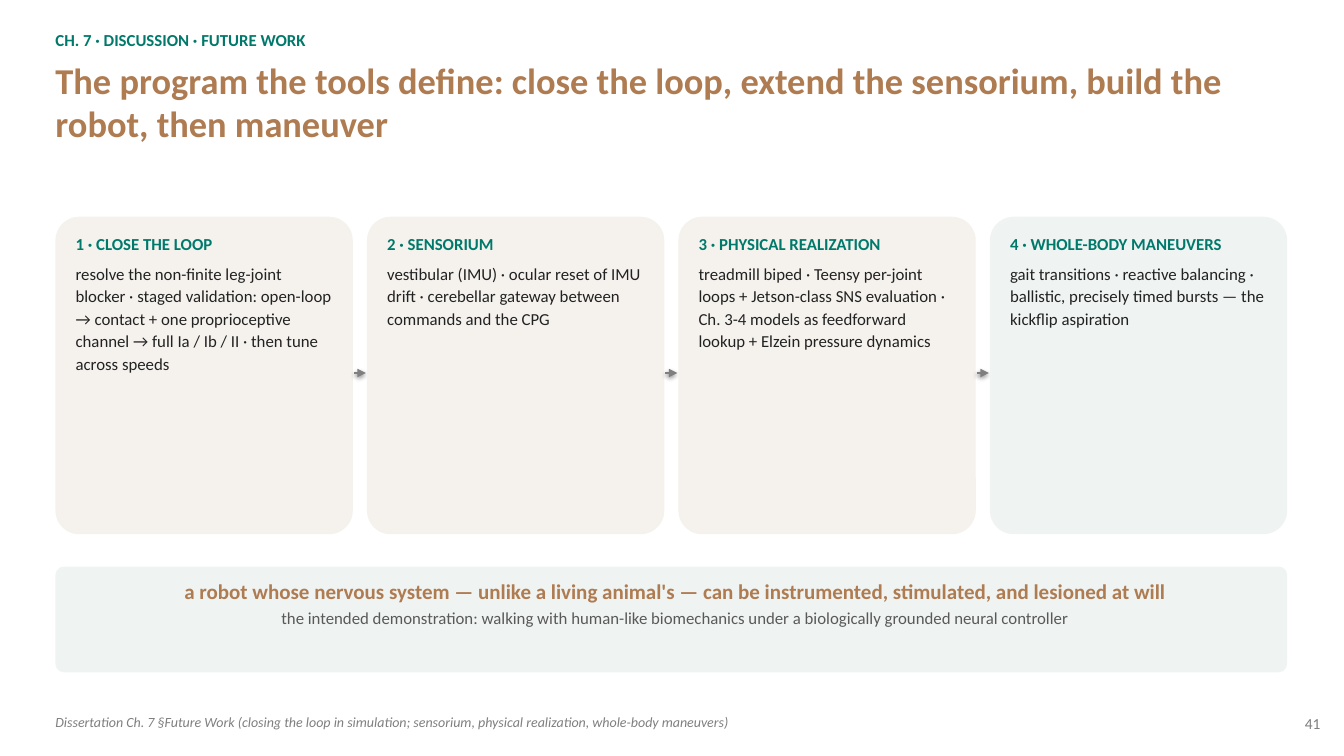
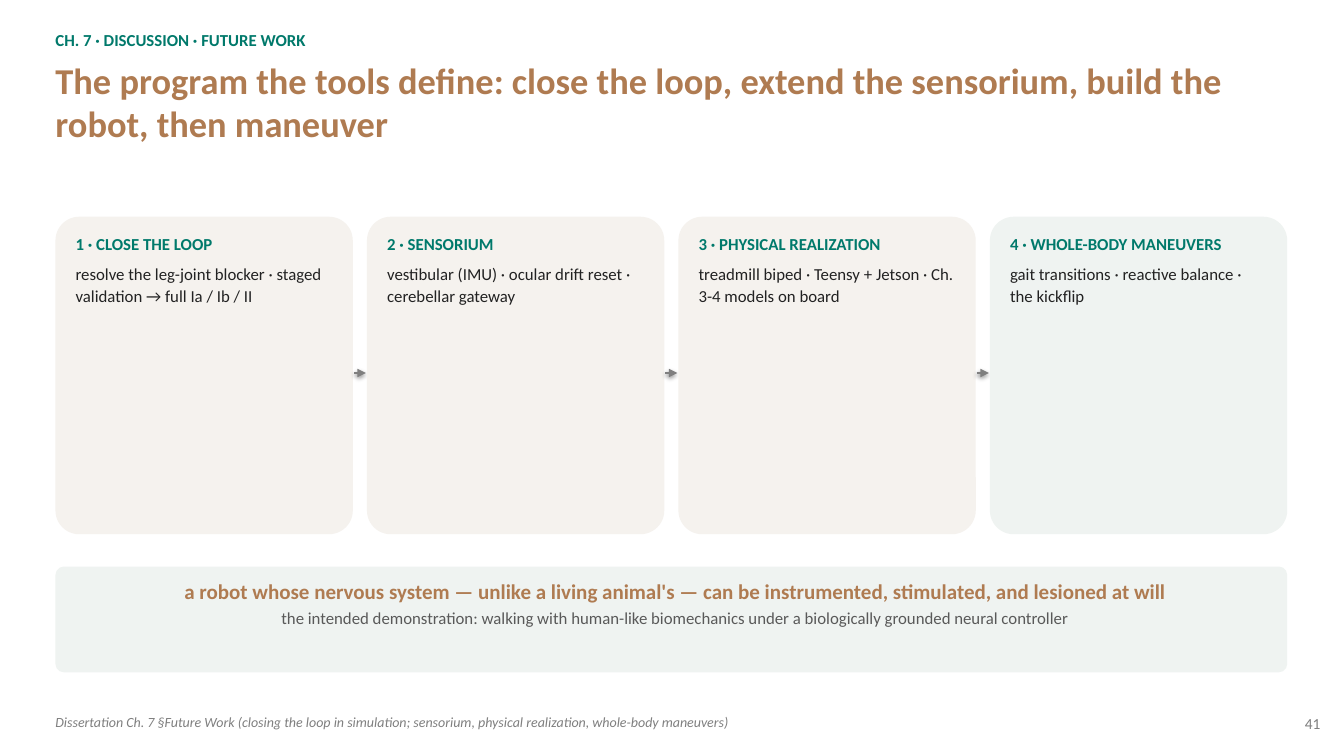
Before and after one commit to Agile-and-Adaptive-Robotics/Bipedal_Robot, a slide deck: slide 41 of Documentation/Reports and Papers/Dissertation/Defense/Bolen_Dissertation_Defense.pptx. Drawn at 1344x756 pixels with LibreOffice and Linux fonts; fonts in the diff are those of the drawing. Boxes give left, top, right and bottom in pixels: in the first picture for what was removed or moved away, otherwise in the second. Text is boxed around its words. In the diff, an @@ line names an element or a change of style, - is before the commit and + after.

```diff
--- a/Documentation/Reports and Papers/Dissertation/Defense/Bolen_Dissertation_Defense.pptx
+++ b/Documentation/Reports and Papers/Dissertation/Defense/Bolen_Dissertation_Defense.pptx
@@ text at <box>76,268,322,302</box>: text changed @@
-resolve the non-finite leg-joint blocker · staged validation: open-loop → contact + one proprioceptive channel → full Ia / Ib / II · then tune across speeds
+resolve the leg-joint blocker · staged validation → full Ia / Ib / II
@@ text at <box>387,268,622,305</box>: text changed @@
-vestibular (IMU) · ocular reset of IMU drift · cerebellar gateway between commands and the CPG
+vestibular (IMU) · ocular drift reset · cerebellar gateway
@@ text at <box>699,268,953,302</box>: text changed @@
-treadmill biped · Teensy per-joint loops + Jetson-class SNS evaluation · Ch. 3-4 models as feedforward lookup + Elzein pressure dynamics
+treadmill biped · Teensy + Jetson · Ch. 3-4 models on board
@@ text at <box>1010,268,1234,305</box>: text changed @@
-gait transitions · reactive balancing · ballistic, precisely timed bursts — the kickflip aspiration
+gait transitions · reactive balance · the kickflip
```
Also in this commit, not shown: 8 other slides changed, 21 other files.
